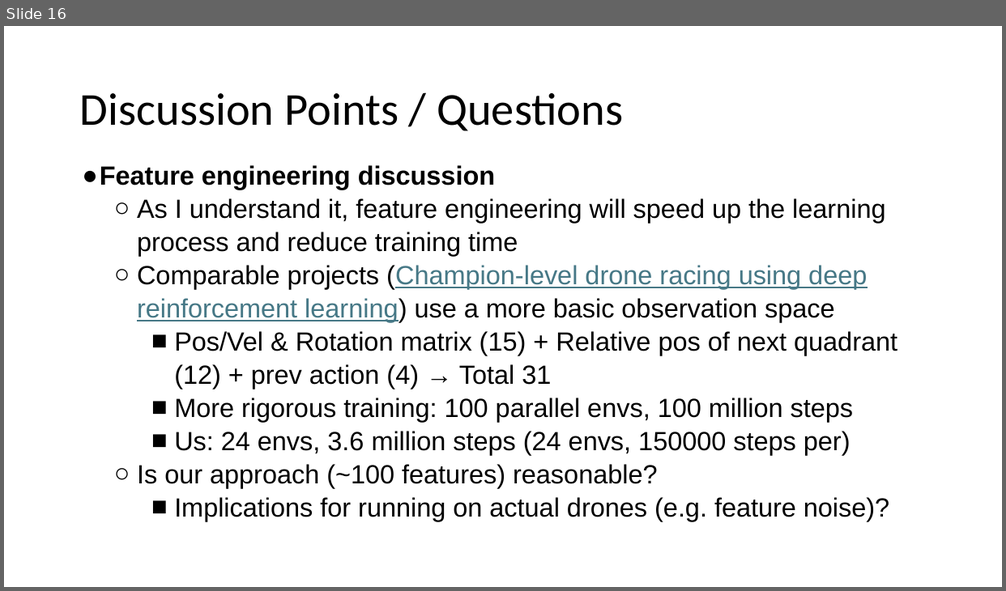
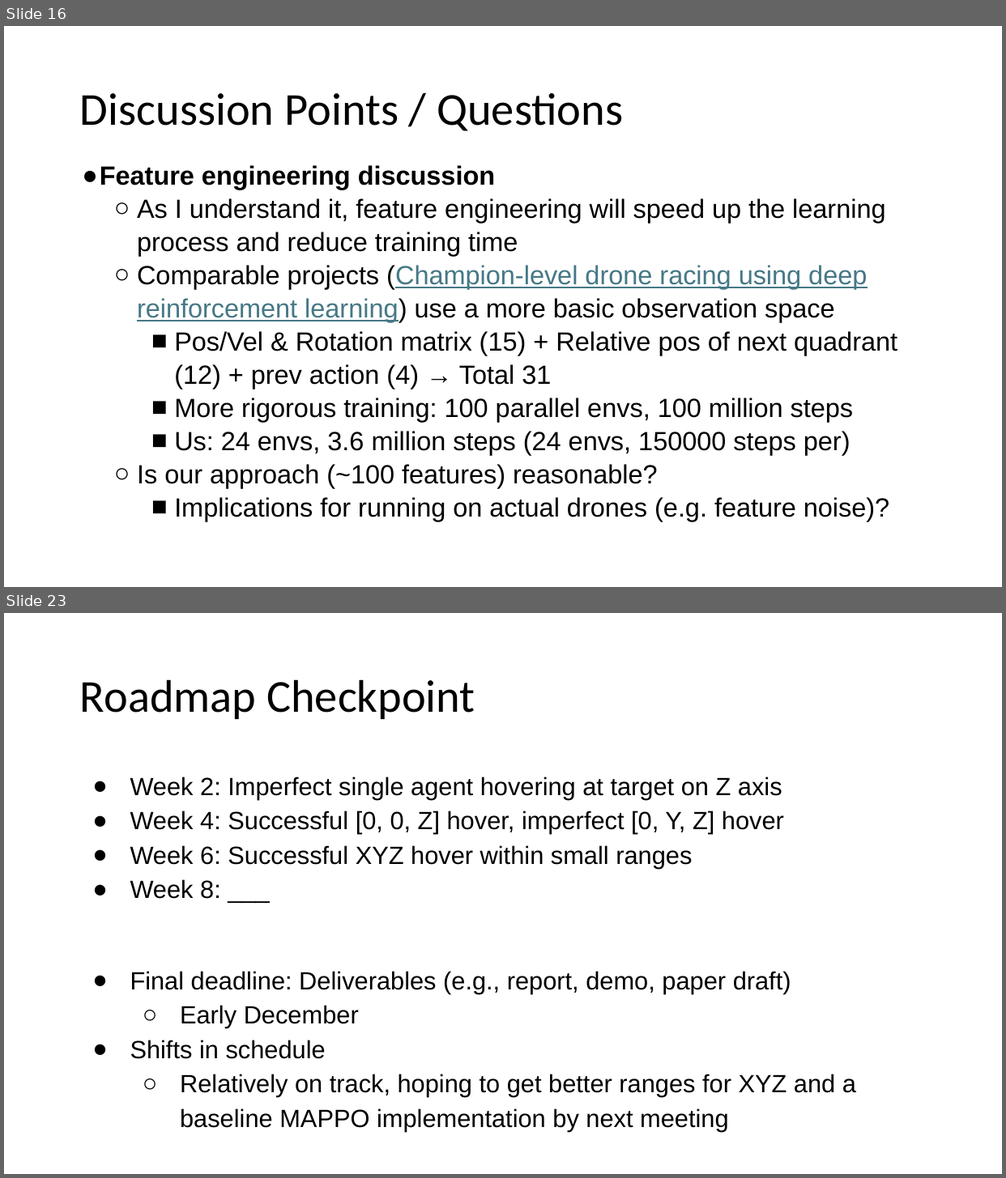
Before and after one commit to shazia-dewan/multi-agentCrazyflieLift, a slide deck: docs/MIRL LAB Honours Project Bi-Weekly Update.pptx. Shown one above the other, each under a label of ours: slide 16 before the commit, slides 16 and 23 after it; the slides between them are not shown. The pictures are 1006x591 and 1006x1178 pixels, drawn with LibreOffice and Linux fonts; fonts in the diff are those of the drawing. Boxes give left, top, right and bottom in pixels: in the first picture for what was removed or moved away, otherwise in the second. Text is boxed around its words. In the diff, an @@ line names an element or a change of style, - is before the commit and + after.

```diff
--- a/docs/MIRL LAB Honours Project Bi-Weekly Update.pptx
+++ b/docs/MIRL LAB Honours Project Bi-Weekly Update.pptx
@@ slide 23 added at (x1=4, y1=613, x2=1002, y2=1174), background #FFFFFF @@
@@ title added at (x1=80, y1=679, x2=475, y2=719), 33 pt, text #000000 @@
+Roadmap Checkpoint
@@ text added at (x1=130, y1=777, x2=856, y2=1131), 18 pt, text #000000 @@
+● Week 2: Imperfect single agent hovering at target on Z axis
+● Week 4: Successful [0, 0, Z] hover, imperfect [0, Y, Z] hover
+● Week 6: Successful XYZ hover within small ranges
+● Week 8: ___
+● Final deadline: Deliverables (e.g., report, demo, paper draft)
+  ○ Early December
+● Shifts in schedule
+  ○ Relatively on track, hoping to get better ranges for XYZ and a baseline MAPPO implementation by next meeting
```
Also in this commit, not shown: 3 slides changed, 7 other slides added, 12 other files.
